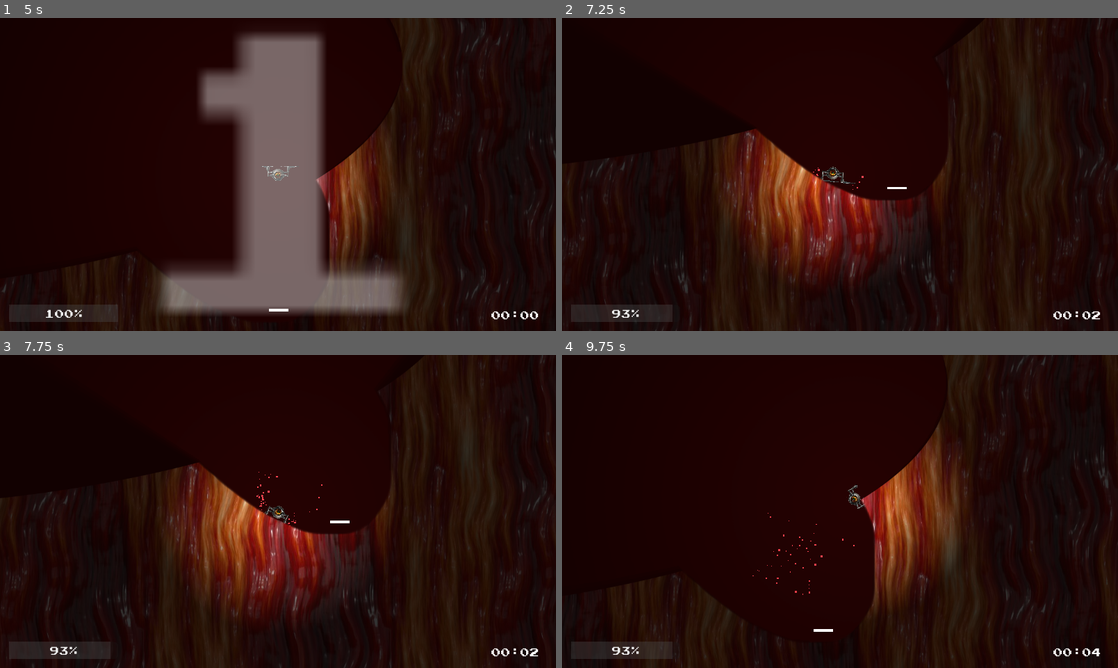
Above: before the commit, frames 1-4 (two rows, left to right).
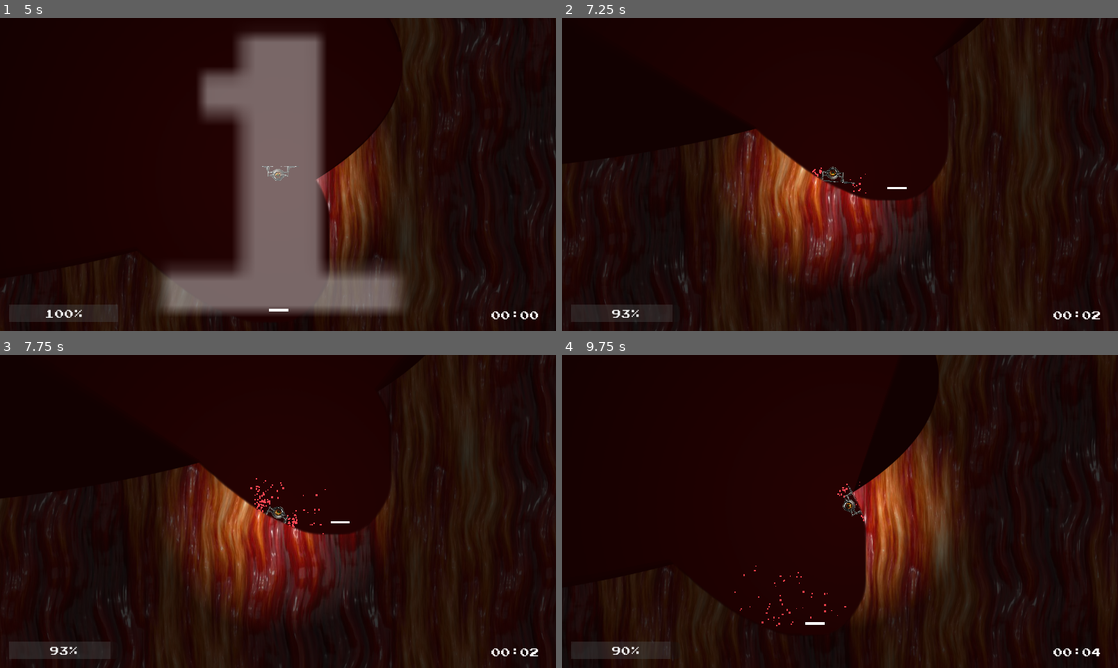
Above: after the commit, the same moments.

Repository: mutualtape/droneroids
Game: Godot game, scene res://game.tscn
The game is run twice, just before and just after one commit, with the same random seed, the same clock (stepped at 60 frames per second) and the same inputs.
Inputs:
- Up to frame 1 (5 s): hold Right (right) 0.53-1.28 s; hold Down (backward) 1.28-2.03 s; tap Enter at 2, 3.5 s; hold Right (right) 2.03-2.78 s; tap Space at 2.75 s; hold Up (forward) 2.78-3.53 s; hold Left (left) from 3.53 s (still down)
- Up to frame 2 (7.25 s): tap Space at 5 s; release Left (left) at 5.03 s; hold Down (backward) 5.03-5.78 s; hold Right (right) 5.78-6.53 s; hold Up (forward) from 6.53 s (still down)
- Up to frame 3 (7.75 s): release Up (forward) at 7.28 s; hold Right (right) from 7.28 s (still down)
- Up to frame 4 (9.75 s): release Right (right) at 8.03 s; hold Down (backward) 8.03-8.78 s; hold Left (left) 8.78-9.53 s; hold Up (forward) from 9.53 s (still down)

Frame 1 is identical in both runs. In frame 2, less than 0.1% of the frame differs, in the area x 45-55%, y 47-56%; in frame 3, 0.2%; in frame 4, 5.3%, in the area x 7-100%, y 0-100%.

Commit message:
dont cut too deep into flesh using seperation rays, adjust blood collision nodes and particle options for better effect

Diff:
--- a/scenes/common/drone.tscn
+++ b/scenes/common/drone.tscn
@@ -14,10 +14,10 @@
 [sub_resource type="ShaderMaterial" id="ShaderMaterial_7rgji"]
 
 [sub_resource type="RectangleShape2D" id="RectangleShape2D_31hg6"]
-size = Vector2(353.334, 120)
+size = Vector2(383.333, 183.333)
 
 [sub_resource type="RectangleShape2D" id="RectangleShape2D_ka5iv"]
-size = Vector2(22.6312, 45.4289)
+size = Vector2(26.2045, 77.9436)
 
 [sub_resource type="RectangleShape2D" id="RectangleShape2D_3at2d"]
 size = Vector2(48.5101, 5)
@@ -28,6 +28,10 @@
 
 [sub_resource type="RectangleShape2D" id="RectangleShape2D_3vq2l"]
 size = Vector2(11, 20)
+
+[sub_resource type="SeparationRayShape2D" id="SeparationRayShape2D_nfq85"]
+length = 6.0
+slide_on_slope = true
 
 [node name="Drone" type="RigidBody2D"]
 position = Vector2(0, -1)
@@ -71,25 +75,27 @@
 
 [node name="BloodParticles" type="CPUParticles2D" parent="BloodArea"]
 modulate = Color(0.517647, 0.141176, 0.164706, 0.94902)
-position = Vector2(-1809.83, 246.333)
-amount = 100
+position = Vector2(-2743.18, 246.333)
+amount = 200
 lifetime = 2.0
 randomness = 0.36
 emission_shape = 3
 emission_rect_extents = Vector2(100, 1)
 direction = Vector2(0, -1)
-spread = 15.0
-gravity = Vector2(0, 10)
+spread = 25.0
+gravity = Vector2(0, 90)
 initial_velocity_min = 1000.0
 initial_velocity_max = 2500.0
+scale_amount_min = 2.0
 scale_amount_max = 4.0
 
 [node name="CollBloodLeft" type="CollisionShape2D" parent="BloodArea"]
-position = Vector2(-916.5, -27.0001)
+position = Vector2(-934.833, -12)
+scale = Vector2(1, 1)
 shape = SubResource("RectangleShape2D_31hg6")
 
 [node name="CollBloodRight" type="CollisionShape2D" parent="BloodArea"]
-position = Vector2(248.499, -20.3335)
+position = Vector2(256.833, -12)
 scale = Vector2(13.9925, 2.35213)
 shape = SubResource("RectangleShape2D_ka5iv")
 
@@ -146,6 +152,16 @@
 position = Vector2(18, -6)
 shape = SubResource("RectangleShape2D_3vq2l")
 
+[node name="SeparationShapeLeft" type="CollisionShape2D" parent="."]
+position = Vector2(-24, -16)
+rotation = 1.57079
+shape = SubResource("SeparationRayShape2D_nfq85")
+
+[node name="SeparationShapeRight" type="CollisionShape2D" parent="."]
+position = Vector2(24, -16)
+rotation = 4.71238
+shape = SubResource("SeparationRayShape2D_nfq85")
+
 [connection signal="body_entered" from="." to="." method="_on_collision"]
 [connection signal="body_shape_entered" from="BloodArea" to="." method="_on_blood_area_body_shape_entered"]
 [connection signal="body_shape_exited" from="BloodArea" to="." method="_on_blood_area_body_shape_exited"]
Not shown: 1 places in scenes/common/drone.tscn that only renumber resources
